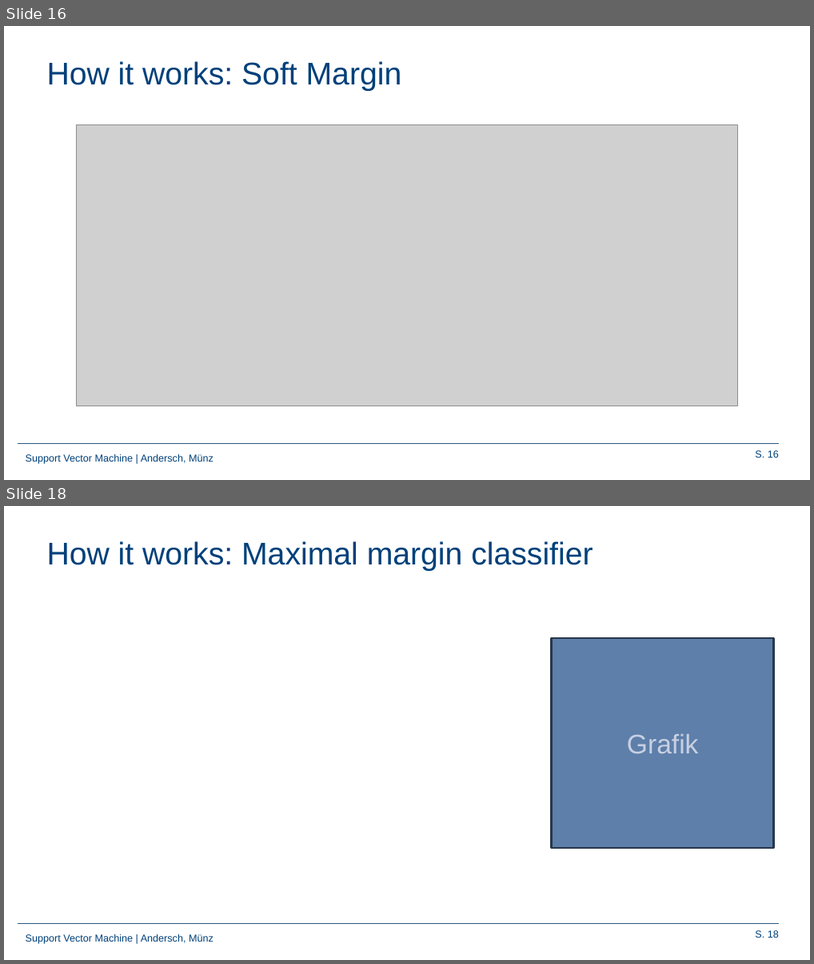
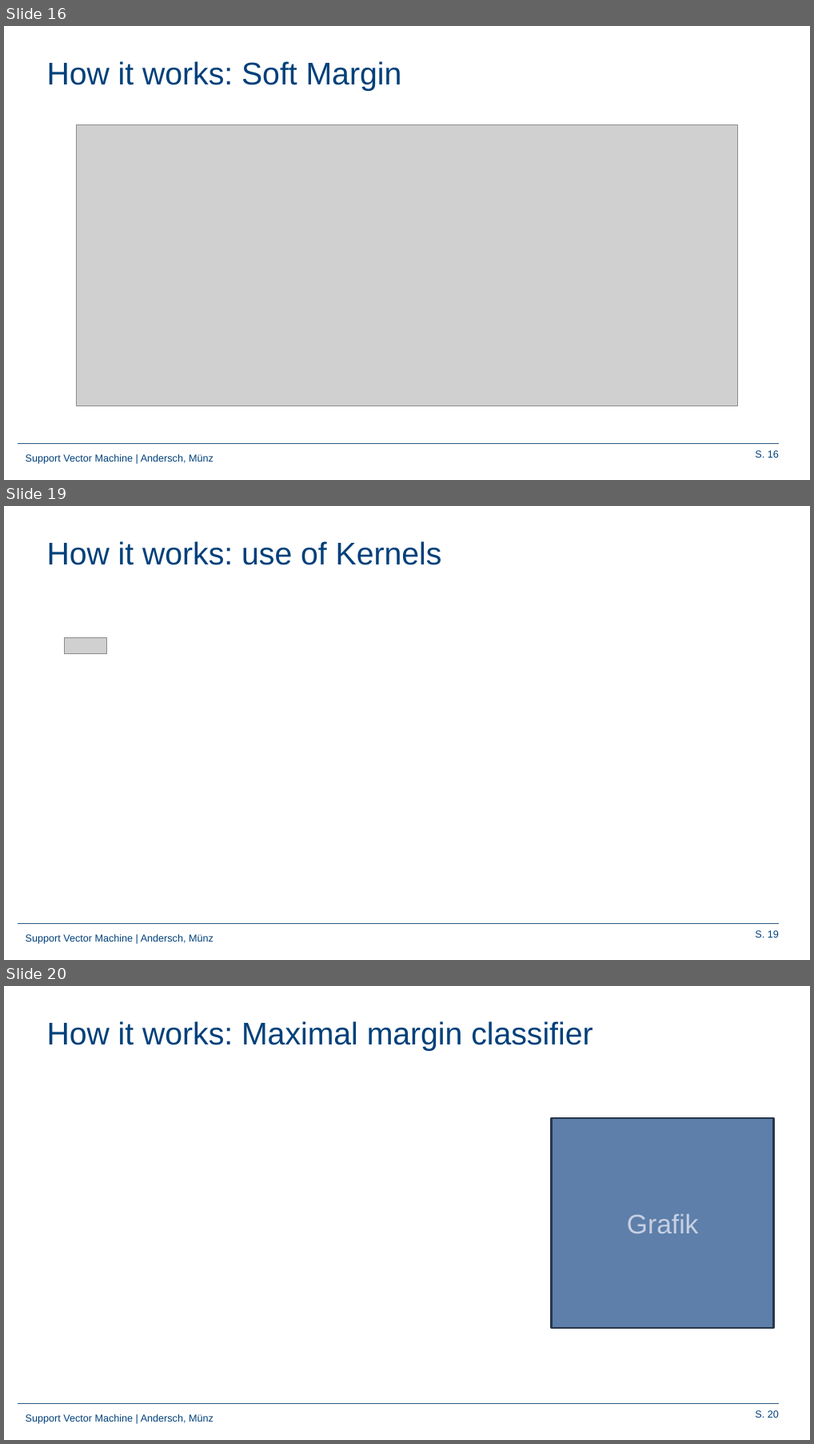
Before and after one commit to Frandersch/Statistical-Machine-Learning, a slide deck: Präsentation/Support Vector Machines.pptx. Shown one above the other, each under a label of ours: slides 16 and 18 before the commit, slides 16, 19 and 20 after it; the slides between them are not shown. The pictures are 814x964 and 814x1444 pixels, drawn with LibreOffice and Linux fonts; fonts in the diff are those of the drawing; grey boxes stand for pictures; background and template pictures are left out. Boxes give left, top, right and bottom in pixels: in the first picture for what was removed or moved away, otherwise in the second. Text is boxed around its words. In the diff, an @@ line names an element or a change of style, - is before the commit and + after.

Commit message:
Kernel Arten

```diff
--- a/Präsentation/Support Vector Machines.pptx
+++ b/Präsentation/Support Vector Machines.pptx
@@ slide 19 added at bbox=[4, 506, 810, 960], background #FFFFFF; not listed: 3 template elements that a slide beside it also shows @@
@@ title added at bbox=[47, 541, 442, 565], 28 pt, text #00407A @@
+How it works: use of Kernels
@@ picture added at bbox=[65, 637, 107, 653] @@
@@ what was slide 18 is now slide 20 @@
@@ page number at bbox=[755, 1410, 779, 1417]: text changed @@
-S. 18
+S. 20
```
Also in this commit, not shown: 2 slides changed, 1 other slide added, 9 other files.
